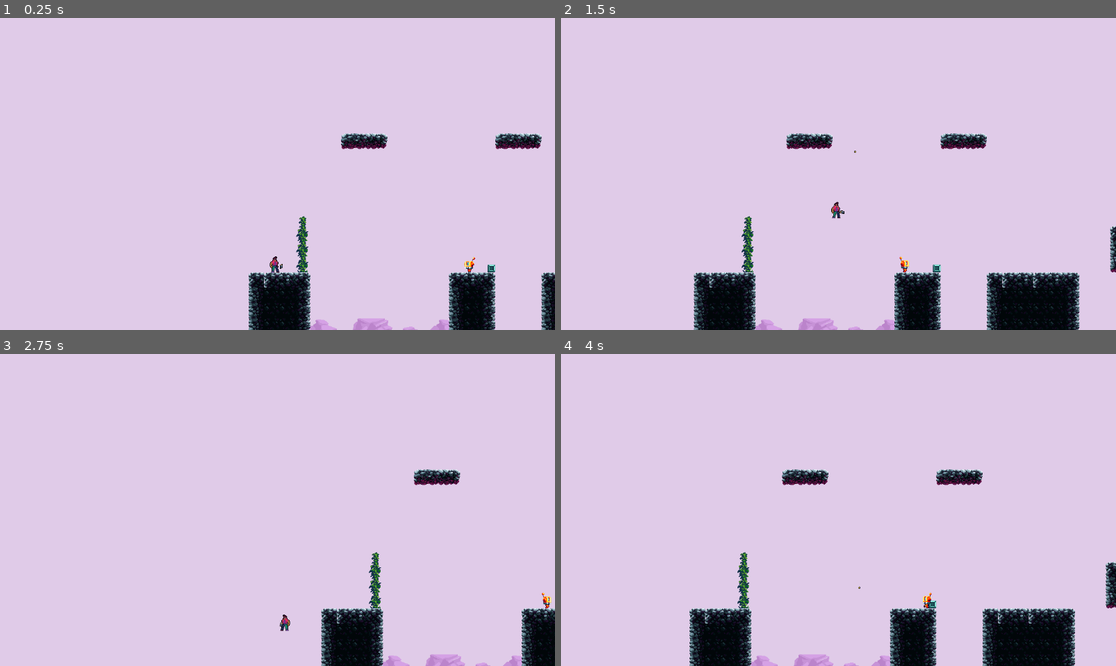
Above: before the commit, frames 1-4 (two rows, left to right).
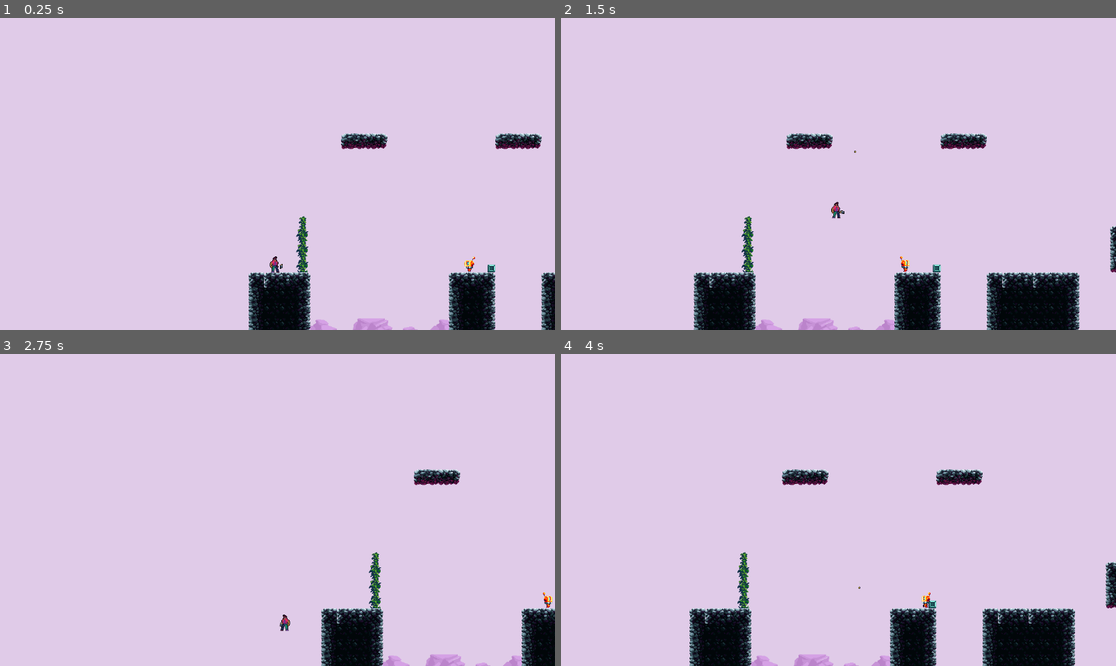
Above: after the commit, the same moments.

Repository: SamanAshoori/Godot_2D_Grapple_Game
Game: Godot game, scene res://Scenes/level_one.tscn
Same seed, same stepped clock (60 frames per second), same inputs: the game is played once before the commit and once after it.
Inputs (mouse positions are in pixels of both pictures, inside the frame that each line leads up to):
- Up to frame 1 (0.25 s): no input
- Up to frame 2 (1.5 s): move the mouse to (960, 158) at 0.52 s; hold D (move_right) from 0.53 s (still down); right-click (960, 158) at 0.6 s; tap Space (jump) at 0.77 s; move the mouse to (727, 189) at 1.27 s; click (727, 189) at 1.35 s
- Up to frame 3 (2.75 s): tap Space (jump) at 1.52 s; move the mouse to (333, 441) at 2.02 s; release D (move_right) at 2.03 s; hold A (move_left) from 2.03 s (still down); right-click (333, 441) at 2.1 s
- Up to frame 4 (4 s): move the mouse to (810, 572) at 2.77 s; release A (move_left) at 2.78 s; hold D (move_right) from 2.78 s (still down); click (810, 572) at 2.85 s; tap Space (jump) at 3.02, 3.77 s; move the mouse to (1005, 556) at 3.52 s; right-click (1005, 556) at 3.6 s

The runs differ from the first frame. In frame 1, less than 0.1% of the frame differs, in the area x 83-86%, y 76-82%; in frame 2, less than 0.1%; in frame 3, less than 0.1%; in frame 4, less than 0.1%, in the area x 64-67%, y 76-82%.

Commit message:
Update enemy.tscn

Diff:
--- a/Scenes/enemy.tscn
+++ b/Scenes/enemy.tscn
@@ -146,7 +146,7 @@
 shape = SubResource("RectangleShape2D_1f0kj")
 
 [node name="CollisionShape2D" type="CollisionShape2D" parent="."]
-position = Vector2(0.5, 0.5)
+position = Vector2(1, 1)
 shape = SubResource("RectangleShape2D_afpow")
 
 [connection signal="body_entered" from="Area2D" to="." method="_on_area_2d_body_entered"]
